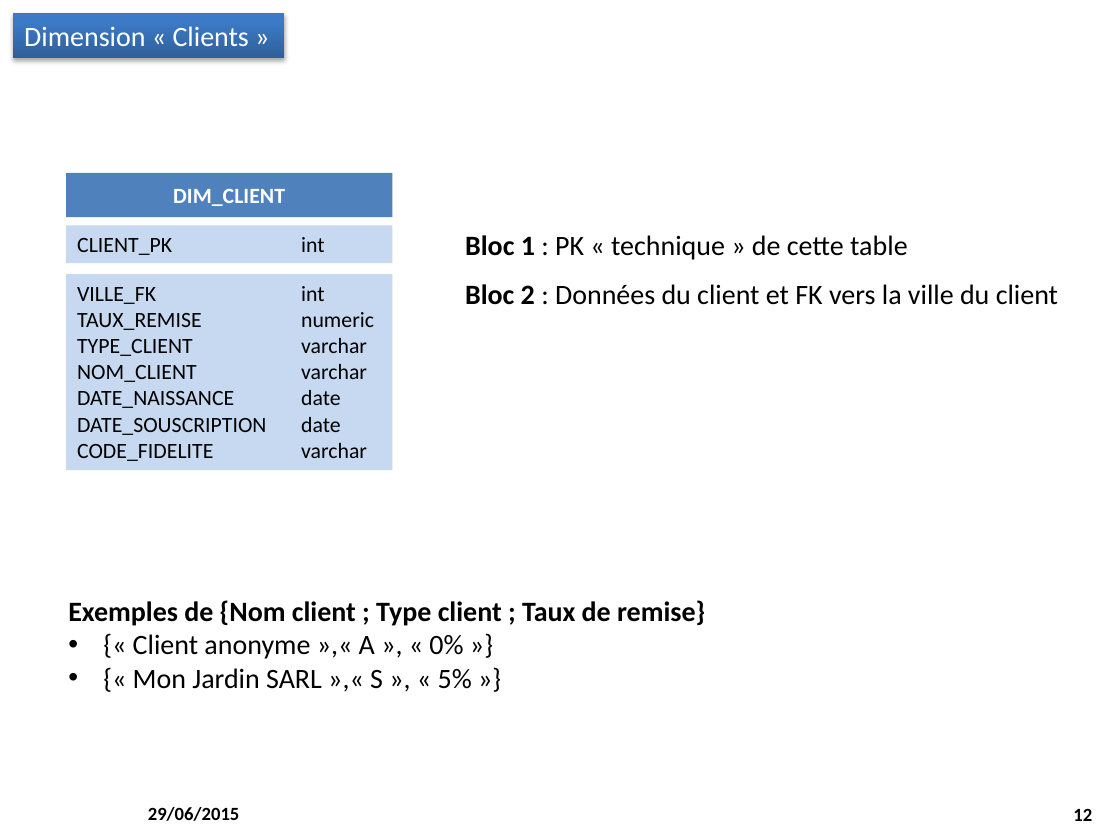
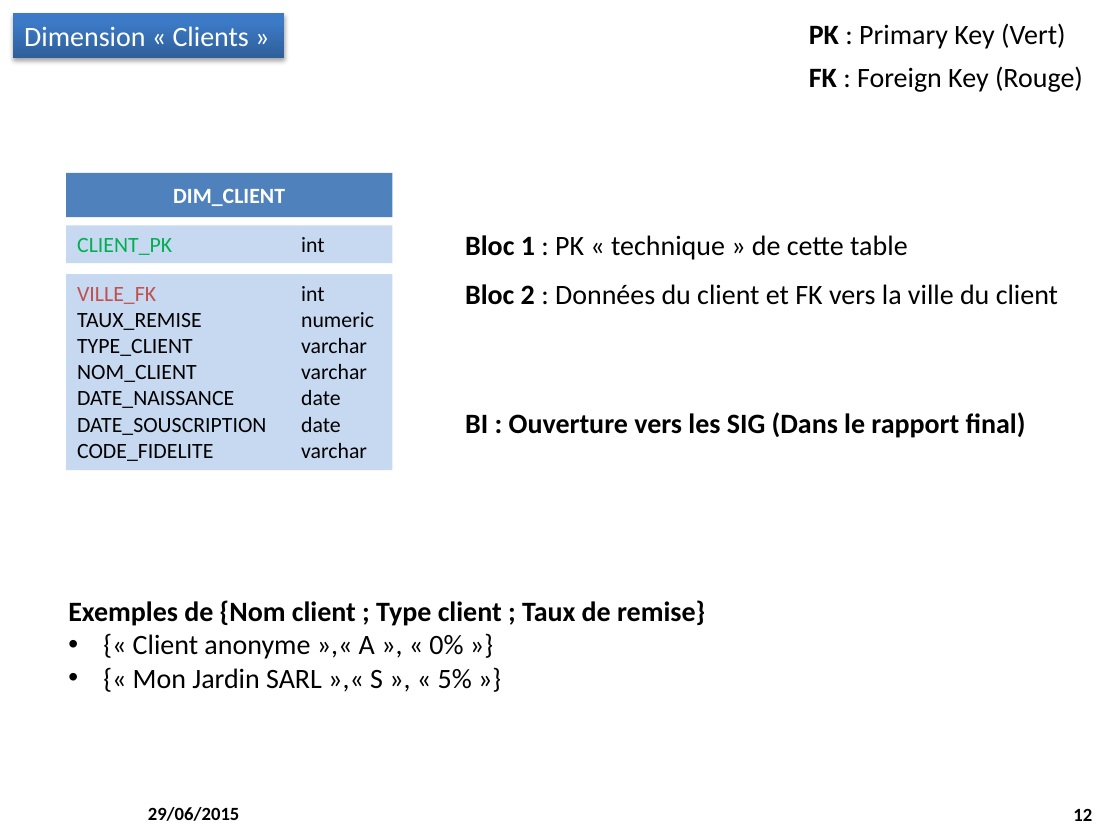
Before and after one commit to M2SIID-ODE/Projet_ODE, a slide deck: slide 12 of Documentation/3 - Documentation technique/Modelisation_EntrepotDeDonnées.pptx. Drawn at 1120x840 pixels with LibreOffice and Linux fonts; fonts in the diff are those of the drawing; background and template pictures are left out. Boxes give left, top, right and bottom in pixels: in the first picture for what was removed or moved away, otherwise in the second. Text is boxed around its words. In the diff, an @@ line names an element or a change of style, - is before the commit and + after.

```diff
--- a/Documentation/3 - Documentation technique/Modelisation_EntrepotDeDonnées.pptx
+++ b/Documentation/3 - Documentation technique/Modelisation_EntrepotDeDonnées.pptx
@@ text added at box(809, 23, 1083, 92), 18 pt, text #000000 @@
+PK : Primary Key (Vert)
+FK : Foreign Key (Rouge)
@@ rectangle "CLIENT_PK int" at box(66, 225, 392, 263): text colour #000000 to #00B050 in "CLIENT_PK" @@
@@ text in rectangle at box(77, 287, 156, 304): text colour #000000 to #C0504D in "VILLE_FK" @@
@@ text added at box(465, 412, 1026, 438), 18 pt, text #000000, bold @@
+BI : Ouverture vers les SIG (Dans le rapport final)
```
Also in this commit, not shown: 9 other slides changed, 2 other files.
